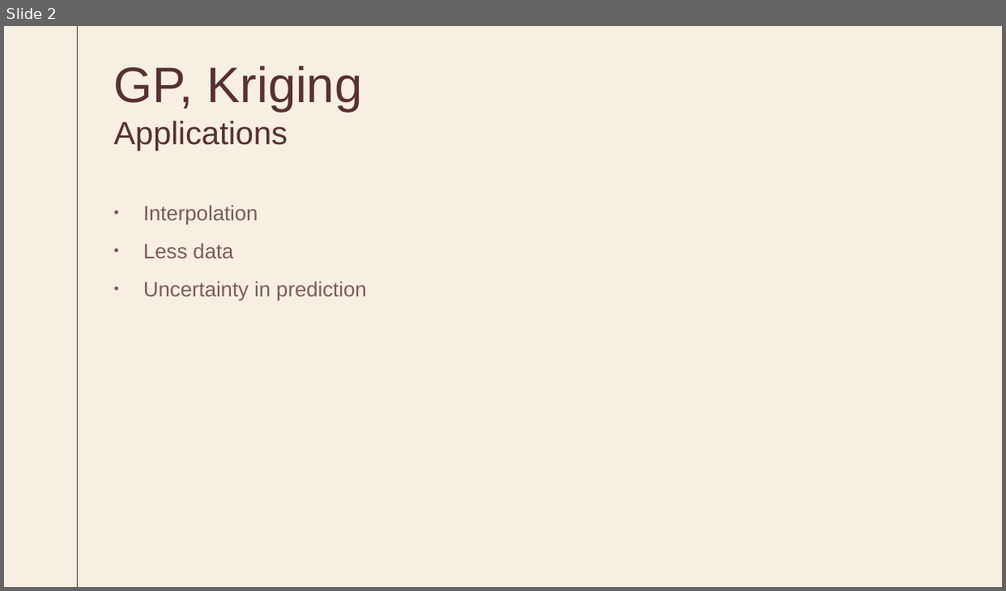
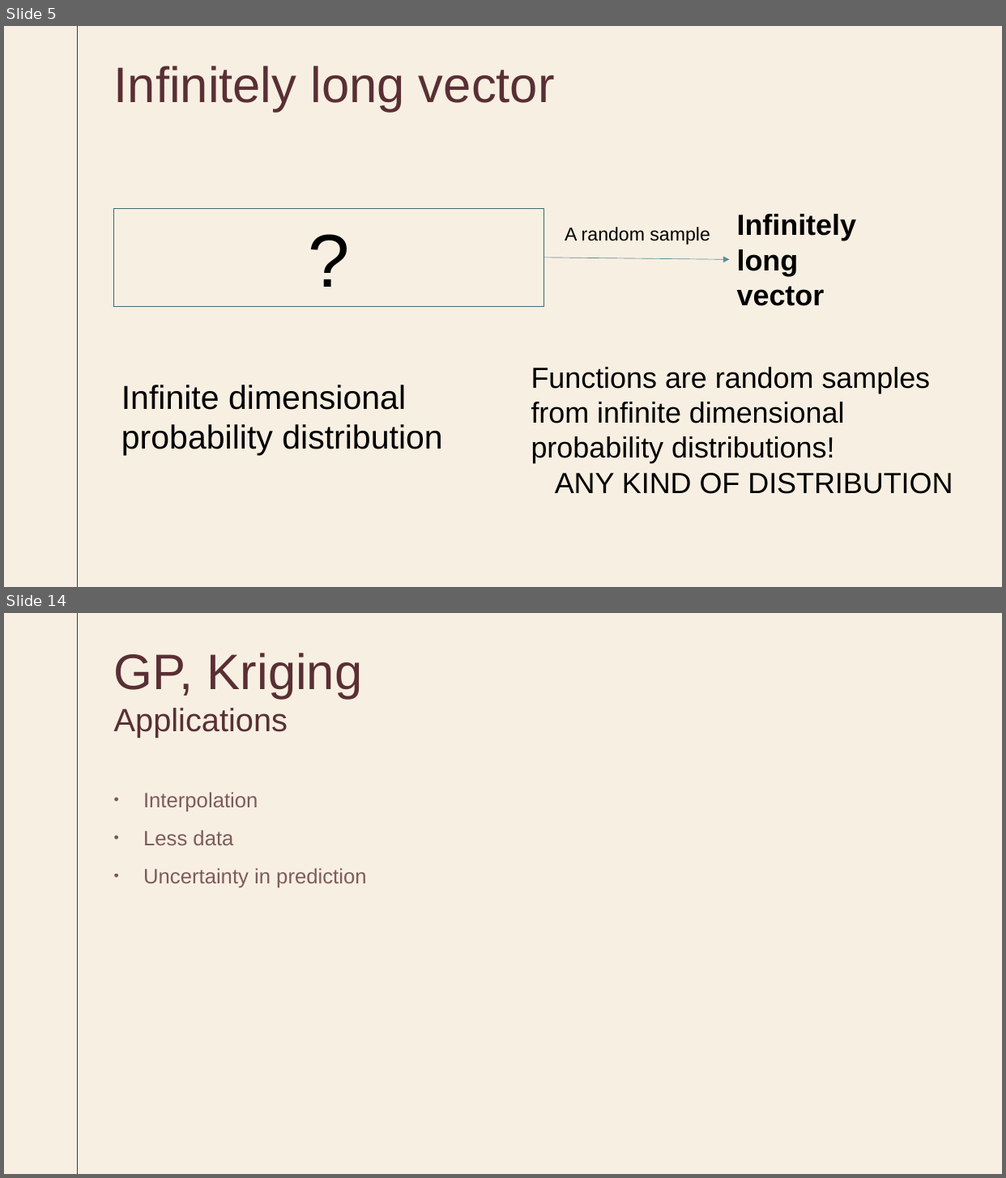
Before and after one commit to SarnathK/gp_tutorial, a slide deck: GP.pptx. Shown one above the other, each under a label of ours: slide 2 before the commit, slides 5 and 14 after it; the slides between them are not shown. The pictures are 1006x591 and 1006x1178 pixels, drawn with LibreOffice and Linux fonts; fonts in the diff are those of the drawing. Boxes give left, top, right and bottom in pixels: in the first picture for what was removed or moved away, otherwise in the second. Text is boxed around its words. In the diff, an @@ line names an element or a change of style, - is before the commit and + after.

```diff
--- a/GP.pptx
+++ b/GP.pptx
@@ slide 5 added at (4, 26, 1002, 587), background #F8EFE3; not listed: 1 template element that a slide beside it also shows @@
@@ title added at (114, 66, 555, 112), 48 pt, text #592F34 @@
+Infinitely long vector
@@ rectangle added at (114, 209, 544, 307), outline #43696F 0.75 pt, 72 pt, text #000000 @@
+?
@@ text added at (737, 214, 856, 306), 28 pt, text #000000, bold @@
+Infinitely long vector
@@ text added at (565, 227, 710, 245), 18 pt, text #000000 @@
+A random sample
@@ arrow added from (543, 258) to (730, 259), #5B8E96 0.5 pt @@
@@ text added at (121, 385, 442, 455), 32 pt, text #000000 @@
+Infinite dimensional probability distribution
@@ text added at (531, 367, 953, 494), 28 pt, text #000000 @@
+Functions are random samples from infinite dimensional probability distributions!
+ANY KIND OF DISTRIBUTION
@@ what was slide 2 is now slide 14 @@
```
Also in this commit, not shown: 3 slides changed, 10 other slides added, 4 slides removed, 1 other file.
